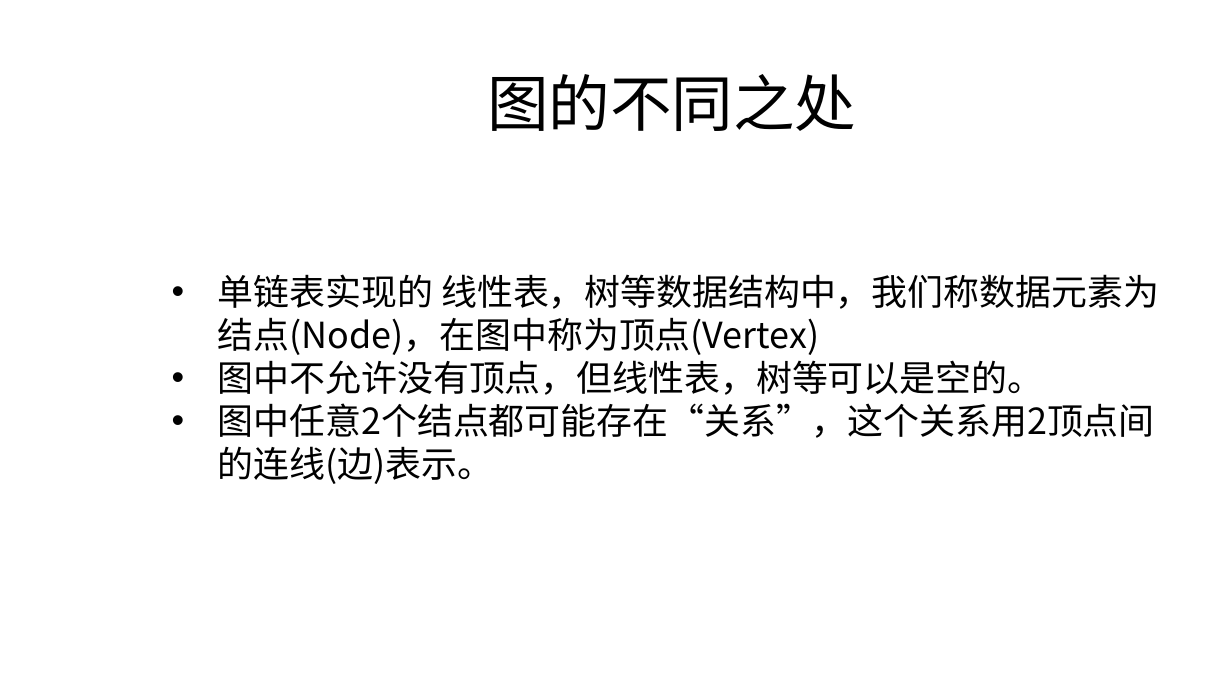
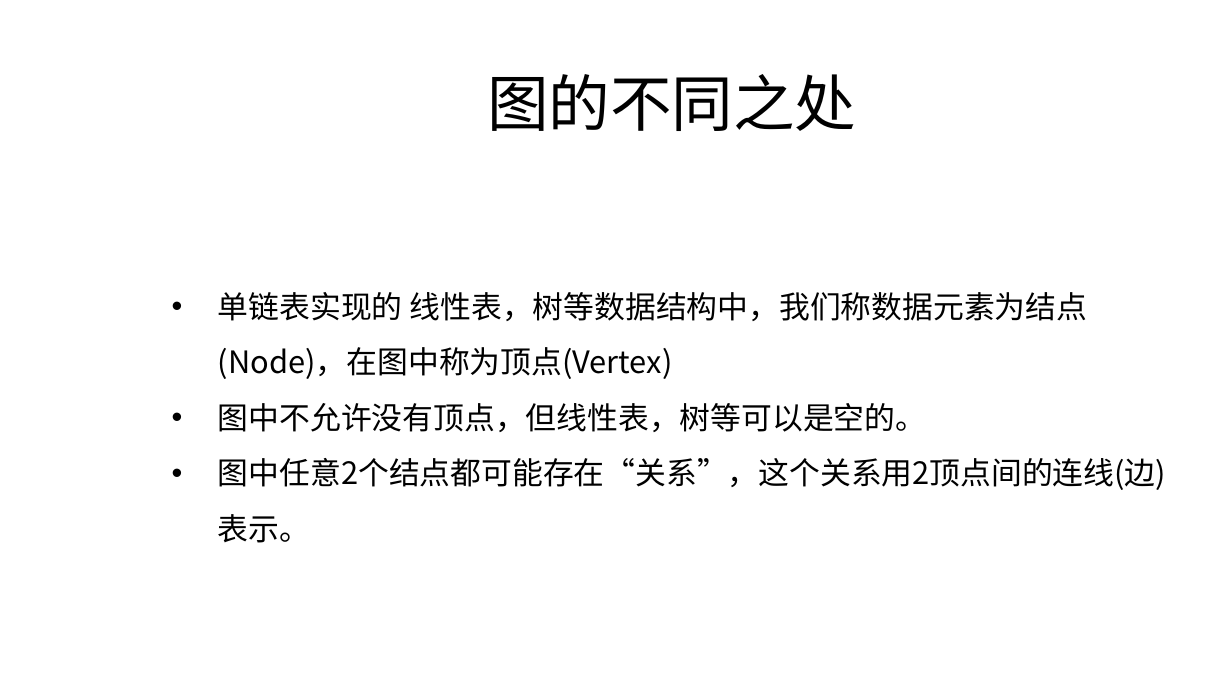
Before and after one commit to zjyesir/hmc_data_structure, a slide deck: slide 4 of ppt/7.图.pptx. Drawn at 1232x693 pixels with LibreOffice and Linux fonts; fonts in the diff are those of the drawing; background and template pictures are left out. Boxes give left, top, right and bottom in pixels: in the first picture for what was removed or moved away, otherwise in the second. Text is boxed around its words. In the diff, an @@ line names an element or a change of style, - is before the commit and + after.

```diff
--- a/ppt/7.图.pptx
+++ b/ppt/7.图.pptx
@@ text "单链表实现的 线性表，树等数据结构中，我们称数据元素为结点(Node)，在图中称为顶点(Vertex)" at (x1=218, y1=292, x2=1166, y2=543): size 28 to 24 pt; line spacing 1 to 1.5 @@
```
Also in this commit, not shown: 3 other slides changed, 29 slides added, 8 other files.
